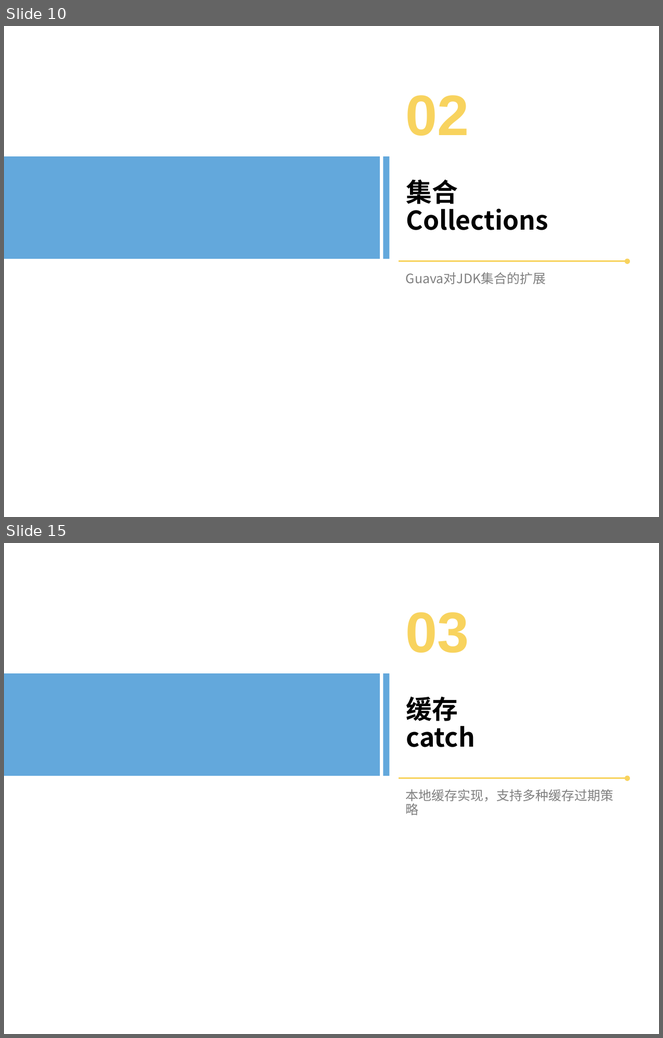
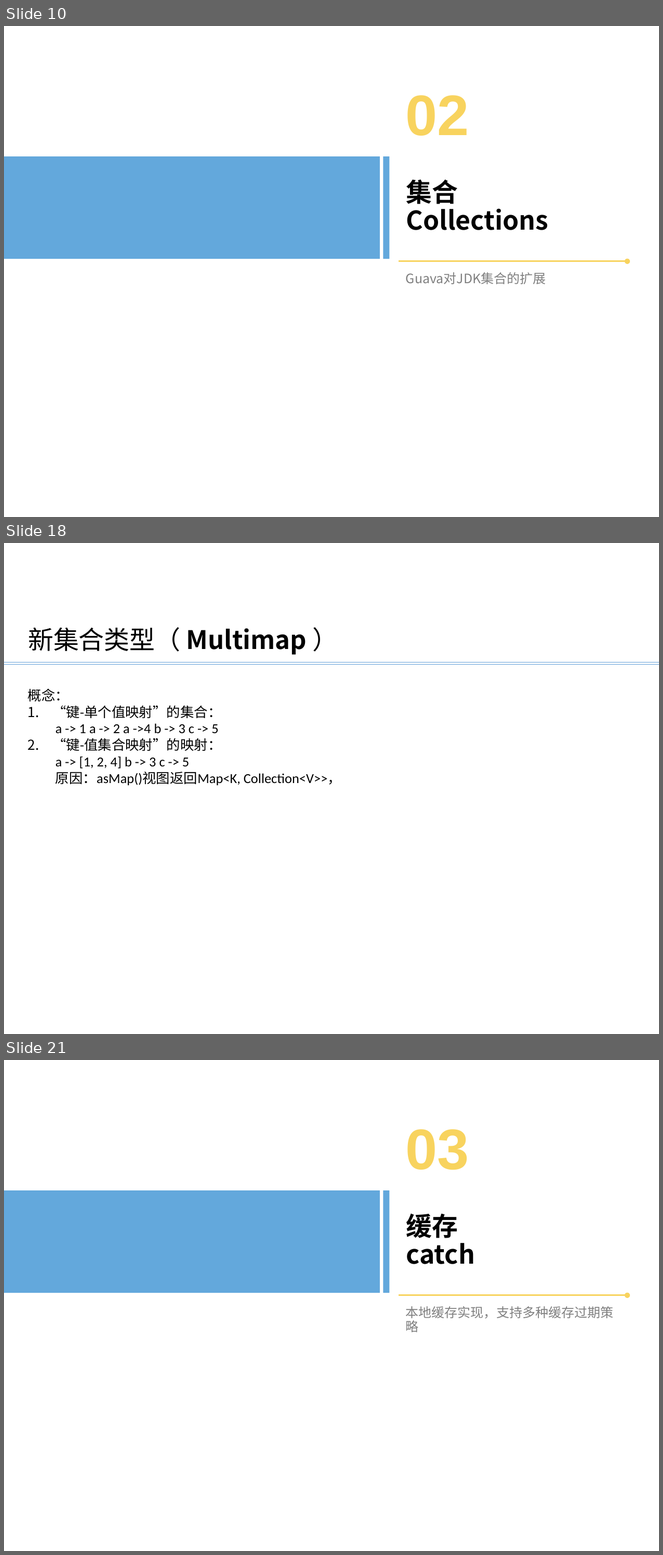
Before and after one commit to bxguo/guava, a slide deck: Guava介绍.pptx. Shown one above the other, each under a label of ours: slides 10 and 15 before the commit, slides 10, 18 and 21 after it; the slides between them are not shown. The pictures are 663x1038 and 663x1555 pixels, drawn with LibreOffice and Linux fonts; fonts in the diff are those of the drawing; background and template pictures are left out. Boxes give left, top, right and bottom in pixels: in the first picture for what was removed or moved away, otherwise in the second. Text is boxed around its words. In the diff, an @@ line names an element or a change of style, - is before the commit and + after.

```diff
--- a/Guava介绍.pptx
+++ b/Guava介绍.pptx
@@ slide 18 added at box(4, 543, 659, 1034), background #FFFFFF @@
@@ text added at box(28, 627, 307, 655), 28 pt, text #000000, bold @@
+新集合类型（ Multimap ）
@@ line added from (4, 662) to (659, 662), #5B9BD5 0.5 pt @@
@@ line added from (4, 664) to (659, 664), #5B9BD5 0.5 pt @@
@@ text added at box(28, 689, 341, 786), 15.1 pt, text #000000 @@
+概念：
+1. “键-单个值映射”的集合：
+  a -> 1 a -> 2 a ->4 b -> 3 c -> 5
+2. “键-值集合映射”的映射：
+  a -> [1, 2, 4] b -> 3 c -> 5
+  原因：asMap()视图返回Map<K, Collection<V>>，
@@ what was slide 15 is now slide 21 @@
```
Also in this commit, not shown: 1 slide changed, 17 other slides added, 3 slides removed.
